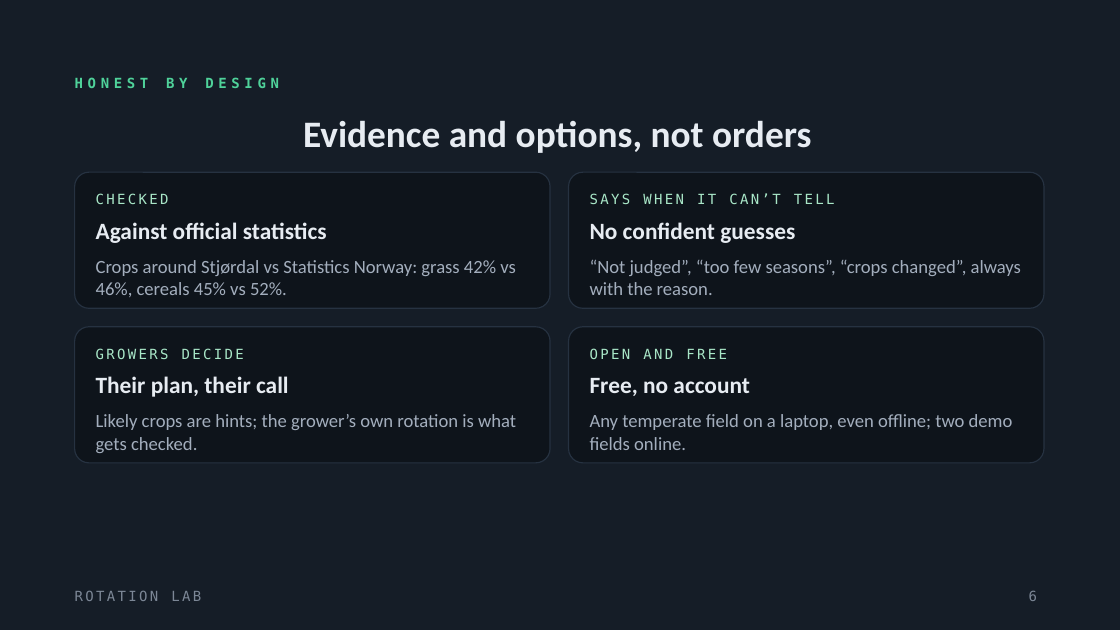
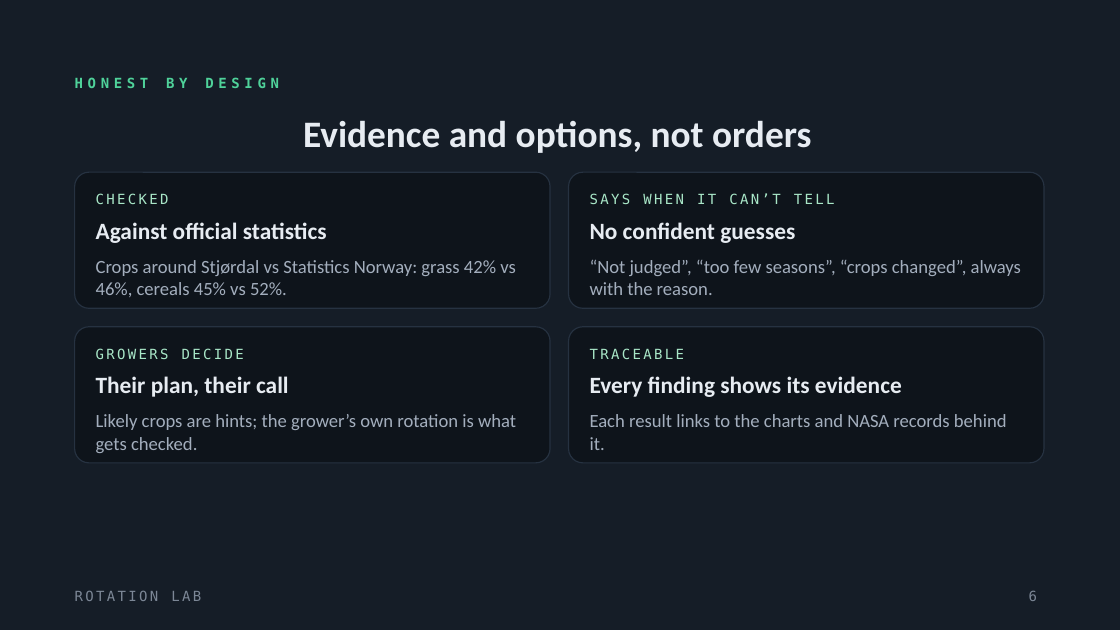
Before and after one commit to cheop-byeon/rotation-lab, a slide deck: slide 6 of docs/slides/rotation-lab-slides.pptx. Drawn at 1120x630 pixels with LibreOffice and Linux fonts; fonts in the diff are those of the drawing. Boxes give left, top, right and bottom in pixels: in the first picture for what was removed or moved away, otherwise in the second. Text is boxed around its words. In the diff, an @@ line names an element or a change of style, - is before the commit and + after.

```diff
--- a/docs/slides/rotation-lab-slides.pptx
+++ b/docs/slides/rotation-lab-slides.pptx
@@ text at (x1=590, y1=348, x2=684, y2=359): text changed @@
-OPEN AND FREE
+TRACEABLE
@@ text at (x1=590, y1=376, x2=902, y2=397): text changed @@
-Free, no account
+Every finding shows its evidence
@@ text at (x1=590, y1=414, x2=1007, y2=450): text changed @@
-Any temperate field on a laptop, even offline; two demo fields online.
+Each result links to the charts and NASA records behind it.
```
Also in this commit, not shown: 3 other files.
